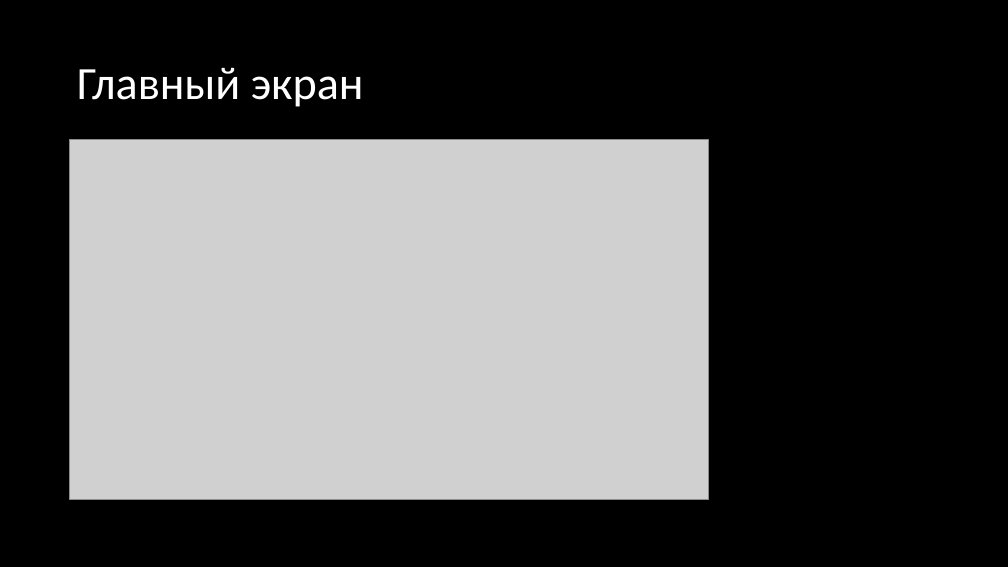
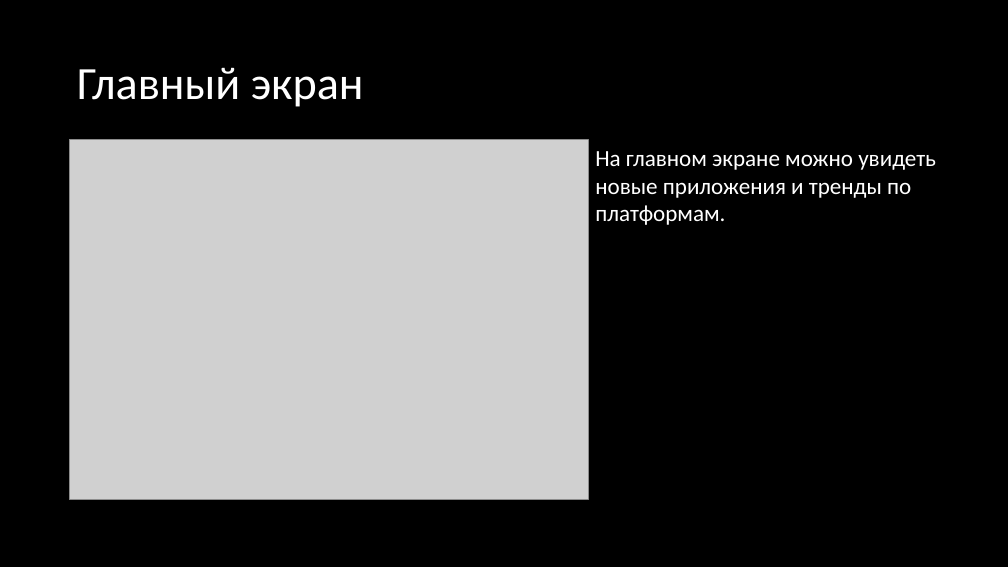
Before and after one commit to ultrasaks/bShop_web, a slide deck: slide 6 of проект.pptx (slide 7 before the commit). Drawn at 1008x567 pixels with LibreOffice and Linux fonts; fonts in the diff are those of the drawing; grey boxes stand for pictures. Boxes give left, top, right and bottom in pixels: in the first picture for what was removed or moved away, otherwise in the second. Text is boxed around its words. In the diff, an @@ line names an element or a change of style, - is before the commit and + after.

```diff
--- a/проект.pptx
+++ b/проект.pptx
@@ picture: place and size @@
-picture at <box>70,140,709,500</box>
+picture at <box>70,140,588,500</box>
@@ text added at <box>595,151,936,225</box>, 22 pt, text #FFFFFF @@
+На главном экране можно увидеть новые приложения и тренды по платформам.
```
Also in this commit, not shown: 5 other slides changed, 12 slides added, 5 slides removed.
